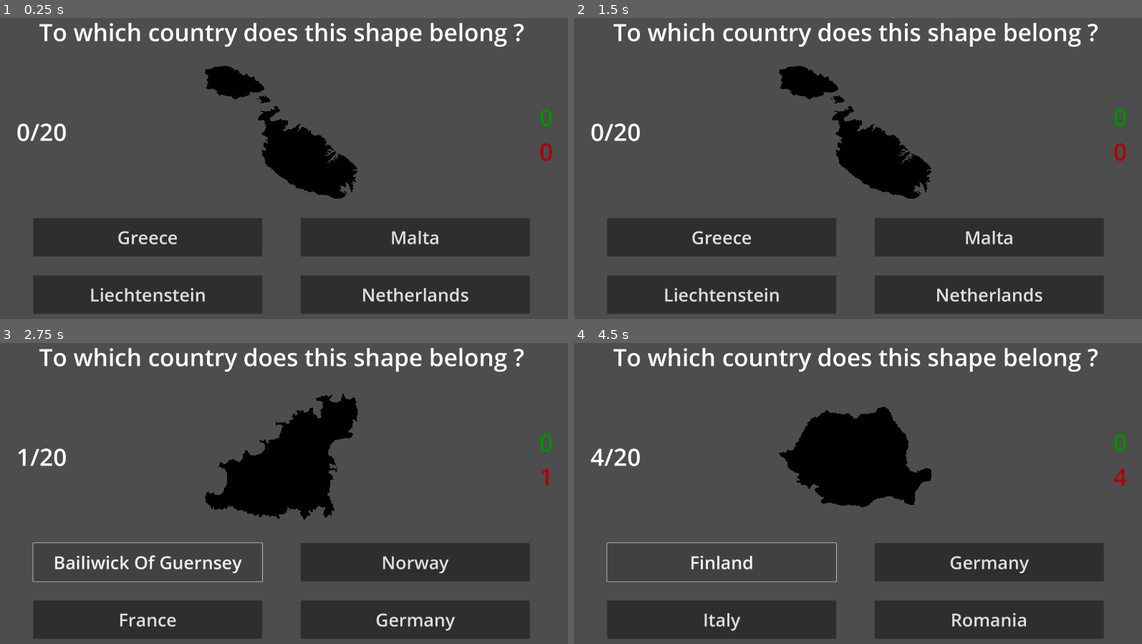
Above: before the commit, frames 1-4 (two rows, left to right).
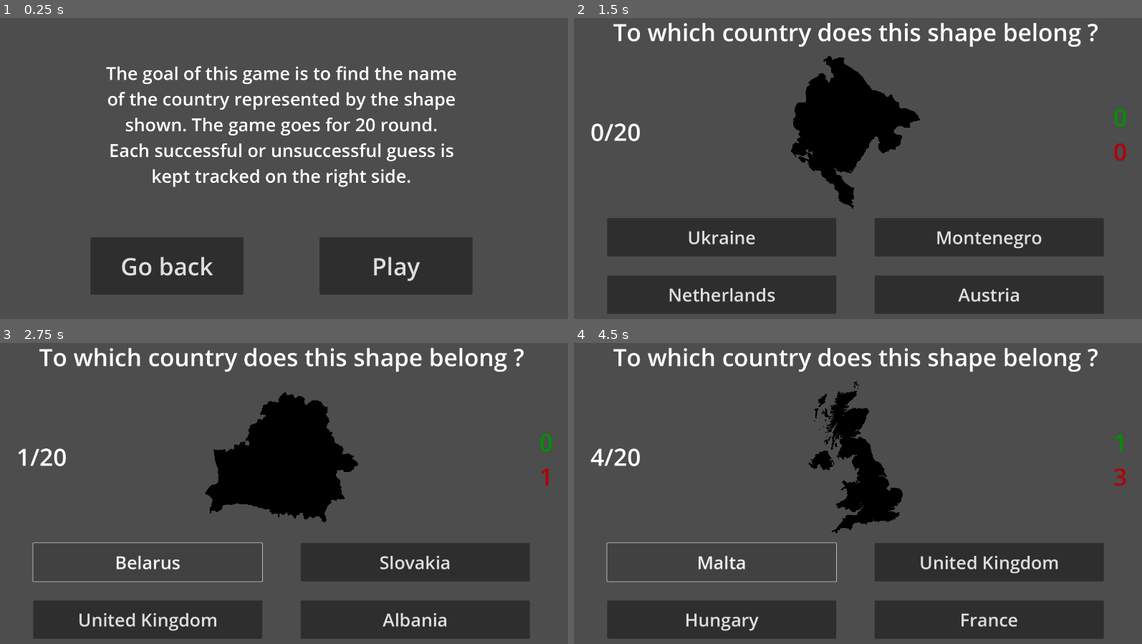
Above: after the commit, the same moments.

Repository: Nolan-Pin/GeoTrain
Game: Godot game, scene res://guess_the_shape/menu_guess_shape.tscn
Same seed, same stepped clock (60 frames per second), same inputs: the game is played once before the commit and once after it. This scene is started directly instead of the project's main scene.
Inputs (mouse positions are in pixels of both pictures, inside the frame that each line leads up to):
- Up to frame 1 (0.25 s): no input
- Up to frame 2 (1.5 s): click (738, 264) at 0.5 s, where only the run after the commit has a clickable "Go back"; click (971, 264) at 1.25 s, where only the run after the commit has a clickable "Play"
- Up to frame 3 (2.75 s): click "Greece" (after the commit: "Ukraine") at 2 s
- Up to frame 4 (4.5 s): click "Bailiwick Of Guernsey" (after the commit: "Belarus") at 2.75 s; click "Denmark" (after the commit: "Finland") at 3.5 s; click "Faroe Islands" (after the commit: "Belarus") at 4.25 s

The runs differ from the first frame. In frame 1, 27% of the frame differs, in the area x 3-98%, y 1-99%; in frame 2, 7.7%; in frame 3, 5.0%; in frame 4, 6.3%.

Commit message:
Make it possible to start any number of game from the menu

Diff:
--- a/guess_the_shape/country_shape.gd
+++ b/guess_the_shape/country_shape.gd
@@ -3,7 +3,7 @@
 class_name CountryShape
 
 signal round_over(win: bool)
-signal game_over
+signal game_over(point: int)
 
 const nb_of_guess: int = 20
 const nb_of_choices: int = 4
@@ -51,7 +51,7 @@
 	update_score()
 
 	if (round >= nb_of_guess):
-		game_over.emit()
+		game_over.emit(found)
 	else:
 		start_round()
 
--- a/guess_the_shape/menu_guess_shape.gd
+++ b/guess_the_shape/menu_guess_shape.gd
@@ -1,11 +1,21 @@
 extends Node
 
-
+var game_scene: PackedScene
+var game_instance: CountryShape
 # Called when the node enters the scene tree for the first time.
 func _ready() -> void:
-	pass # Replace with function body.
-
+	game_scene = load("res://guess_the_shape/country_shape.tscn")
 
 # Called every frame. 'delta' is the elapsed time since the previous frame.
 func _process(delta: float) -> void:
 	pass
+
+func start_game() -> void:
+	game_instance = game_scene.instantiate()
+	game_instance.game_over.connect(game_ended)
+	add_child(game_instance)
+	$HUD.hide()
+
+func game_ended(score: int) -> void:
+	game_instance.queue_free()
+	$HUD.show()
--- a/guess_the_shape/menu_guess_shape.tscn
+++ b/guess_the_shape/menu_guess_shape.tscn
@@ -1,9 +1,59 @@
-[gd_scene load_steps=3 format=3 uid="uid://d00rgjy08ydkx"]
+[gd_scene load_steps=2 format=3 uid="uid://d00rgjy08ydkx"]
 
 [ext_resource type="Script" path="res://guess_the_shape/menu_guess_shape.gd" id="1_asmxm"]
-[ext_resource type="PackedScene" uid="uid://bo57jawq5a82t" path="res://guess_the_shape/country_shape.tscn" id="2_vpxv5"]
 
 [node name="MenuGuessShape" type="Node"]
 script = ExtResource("1_asmxm")
 
-[node name="CountryShape" parent="." instance=ExtResource("2_vpxv5")]
+[node name="HUD" type="CanvasLayer" parent="."]
+
+[node name="Start" type="Button" parent="HUD"]
+anchors_preset = 8
+anchor_left = 0.5
+anchor_top = 0.5
+anchor_right = 0.5
+anchor_bottom = 0.5
+offset_left = 128.0
+offset_top = 228.0
+offset_right = 640.0
+offset_bottom = 420.0
+grow_horizontal = 2
+grow_vertical = 2
+theme_override_font_sizes/font_size = 80
+text = "Play"
+
+[node name="Back" type="Button" parent="HUD"]
+anchors_preset = 8
+anchor_left = 0.5
+anchor_top = 0.5
+anchor_right = 0.5
+anchor_bottom = 0.5
+offset_left = -640.0
+offset_top = 228.0
+offset_right = -128.0
+offset_bottom = 420.0
+grow_horizontal = 2
+grow_vertical = 2
+theme_override_font_sizes/font_size = 80
+text = "Go back"
+
+[node name="Goal" type="Label" parent="HUD"]
+anchors_preset = 8
+anchor_left = 0.5
+anchor_top = 0.5
+anchor_right = 0.5
+anchor_bottom = 0.5
+offset_left = -616.0
+offset_top = -364.0
+offset_right = 616.0
+offset_bottom = 63.0
+grow_horizontal = 2
+grow_vertical = 2
+theme_override_font_sizes/font_size = 60
+text = "The goal of this game is to find the name of the country represented by the shape shown. The game goes for 20 round.
+Each successful or unsuccessful guess is kept tracked on the right side."
+horizontal_alignment = 1
+vertical_alignment = 1
+autowrap_mode = 2
+
+[connection signal="pressed" from="HUD/Start" to="." method="start_game"]
Not shown, added: guess_the_shape/men722B.tmp
Not shown, added: guess_the_shape/menAB7B.tmp
Not shown, added: guess_the_shape/menCA28.tmp
